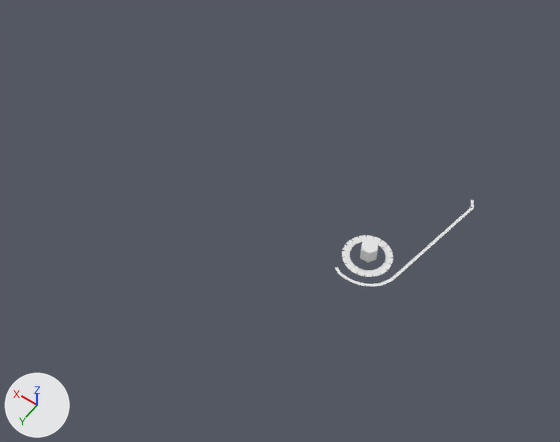
The glTF model game/world/tile_3_-2.glb, before and after one commit.
Rendered twice from a 50 mm camera at (691.0, 680.0, 405.0) aimed at (885.0, 409.0, -21.0). Arrows for +X, +Y and +Z are at lower left; the lights stay in place. The picture after the commit comes second. Where no turn or scale is listed for an object, it has been applied to the vertices.

Objects in the first picture: 'buildings', 'roads'.
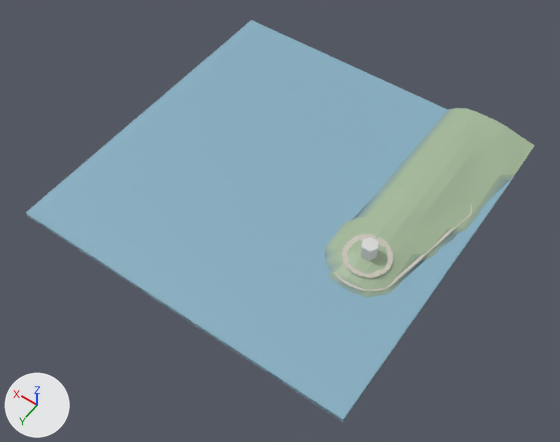
Edits to the bpy script that builds the scene:
```text
Add mat_defaultmaterial_001:
    mat_defaultmaterial_001 = bpy.data.materials.new('DefaultMaterial.001')
    mat_defaultmaterial_001.use_nodes = True; mat_defaultmaterial_001.node_tree.nodes.clear()
    _N = mat_defaultmaterial_001.node_tree.nodes; _L = mat_defaultmaterial_001.node_tree.links
    n0 = _N.new('ShaderNodeOutputMaterial'); n0.name = 'Material Output'
    n1 = _N.new('ShaderNodeBsdfPrincipled'); n1.name = 'Principled BSDF'
    n2 = _N.new('ShaderNodeVertexColor'); n2.name = 'Color Attribute'
    _L.new(n1.outputs[0], n0.inputs[0])  # 'BSDF' to 'Surface'
    _L.new(n2.outputs[0], n1.inputs[0])  # 'Color' to 'Base Color'
Add mat_defaultmaterial:
    mat_defaultmaterial = bpy.data.materials.new('DefaultMaterial')
    mat_defaultmaterial.use_nodes = True; mat_defaultmaterial.node_tree.nodes.clear()
    _N = mat_defaultmaterial.node_tree.nodes; _L = mat_defaultmaterial.node_tree.links
    n0 = _N.new('ShaderNodeOutputMaterial'); n0.name = 'Material Output'
    n1 = _N.new('ShaderNodeBsdfPrincipled'); n1.name = 'Principled BSDF'
    n2 = _N.new('ShaderNodeVertexColor'); n2.name = 'Color Attribute'
    _L.new(n1.outputs[0], n0.inputs[0])  # 'BSDF' to 'Surface'
    _L.new(n2.outputs[0], n1.inputs[0])  # 'Color' to 'Base Color'
Add mat_defaultmaterial_003:
    mat_defaultmaterial_003 = bpy.data.materials.new('DefaultMaterial.003')
    mat_defaultmaterial_003.use_nodes = True; mat_defaultmaterial_003.node_tree.nodes.clear()
    _N = mat_defaultmaterial_003.node_tree.nodes; _L = mat_defaultmaterial_003.node_tree.links
    n0 = _N.new('ShaderNodeOutputMaterial'); n0.name = 'Material Output'
    n1 = _N.new('ShaderNodeBsdfPrincipled'); n1.name = 'Principled BSDF'
    n2 = _N.new('ShaderNodeVertexColor'); n2.name = 'Color Attribute'
    _L.new(n1.outputs[0], n0.inputs[0])  # 'BSDF' to 'Surface'
    _L.new(n2.outputs[0], n1.inputs[0])  # 'Color' to 'Base Color'
Add mat_defaultmaterial_002:
    mat_defaultmaterial_002 = bpy.data.materials.new('DefaultMaterial.002')
    mat_defaultmaterial_002.use_nodes = True; mat_defaultmaterial_002.node_tree.nodes.clear()
    _N = mat_defaultmaterial_002.node_tree.nodes; _L = mat_defaultmaterial_002.node_tree.links
    n0 = _N.new('ShaderNodeOutputMaterial'); n0.name = 'Material Output'
    n1 = _N.new('ShaderNodeBsdfPrincipled'); n1.name = 'Principled BSDF'
    n2 = _N.new('ShaderNodeVertexColor'); n2.name = 'Color Attribute'
    _L.new(n1.outputs[0], n0.inputs[0])  # 'BSDF' to 'Surface'
    _L.new(n2.outputs[0], n1.inputs[0])  # 'Color' to 'Base Color'
Change me_buildings:
    remove me_buildings.from_pydata(...)  # 12 vertices, 20 faces; spans x 807.65..819.13, y 407.0..417.18, z 0.0..10.0
    add me_buildings.from_pydata(...)  # 12 vertices, 20 faces; spans x 807.65..819.13, y 407.0..417.18, z -0.01..11.99
    edits to the shape of me_buildings do not show in these pictures
    add me_buildings.materials.append(mat_defaultmaterial)
Change me_roads:
    remove me_roads.from_pydata(...)  # 136 vertices, 68 faces; spans x 776.2..830.1, y 331.6..436.0, z 0.1
    add me_roads.from_pydata(...)  # 142 vertices, 74 faces; spans x 776.2..830.1, y 331.6..436.0, z -5.8..1.7
    me_roads part 1: the loose piece of 4 vertices spanning x 812.0..816.9, y 423.7..429.0, z 0.1 is moved by (0.0, 0.0, -0.5), in mat_defaultmaterial_001
    me_roads part 2: the loose piece of 4 vertices spanning x 807.0..812.8, y 422.9..428.9, z 0.1 is moved by (0.0, 0.0, -0.7), in mat_defaultmaterial_001
    me_roads part 3: the loose piece of 4 vertices spanning x 802.5..809.1, y 420.6..427.3, z 0.1 is moved by (0.0, 0.0, -0.8), in mat_defaultmaterial_001
    me_roads part 4: the loose piece of 4 vertices spanning x 819.9..826.7, y 399.5..406.3, z 0.1 is moved by (0.0, 0.0, 1.3), in mat_defaultmaterial_001
    me_roads part 5: the loose piece of 4 vertices spanning x 824.3..830.1, y 412.6..418.0, z 0.1 is moved by (0.0, 0.0, -0.4), in mat_defaultmaterial_001
    me_roads part 6: the loose piece of 4 vertices spanning x 822.3..828.9, y 416.3..422.8, z 0.1 is moved by (0.0, 0.0, -0.4), in mat_defaultmaterial_001
    me_roads part 7: the loose piece of 4 vertices spanning x 797.6..803.9, y 404.8..410.9, z 0.1 is rebuilt with 4 vertices and now spans x 797.6..803.9, y 404.8..410.9, z -0.4..0.2, in mat_defaultmaterial_001
    me_roads part 8: the loose piece of 4 vertices spanning x 799.6..806.4, y 400.6..407.3, z 0.1 is rebuilt with 4 vertices and now spans x 799.6..806.4, y 400.6..407.3, z 0.2..0.6, in mat_defaultmaterial_001
    me_roads part 9: the loose piece of 4 vertices spanning x 824.5..830.1, y 408.2..413.4, z 0.1 is rebuilt with 4 vertices and now spans x 824.5..830.1, y 408.2..413.4, z -0.3..0.3, in mat_defaultmaterial_001
    me_roads part 10: 16 loose pieces with 64 vertices, spanning x 776.2..826.1, y 331.6..436.0, z 0.1, are deleted
    me_roads part 11: 4 vertices removed from x 822.7..829.2, y 403.3..409.7, z 0.1; 74 vertices added at x 776.2..829.2, y 331.6..436.0, z -5.8..1.7
    other edits to the shape of me_roads do not show in these pictures
    add me_roads.materials.append(mat_defaultmaterial_001)
Add ob_terrain:
    ob_terrain = bpy.data.objects.new('terrain', me_terrain)  # 1089 vertices, 2048 faces; spans x 768.0..1024.0, y 256.0..512.0, z -11.0..3.0
    ob_terrain.location = (0.0, 0.0, 0.0)
Add ob_areas:
    ob_areas = bpy.data.objects.new('areas', me_areas)  # 33 vertices, 31 faces; spans x 768.0..1024.0, y 256.0..512.0, z -8.0
    ob_areas.location = (0.0, 0.0, 0.0)
```

Changed parts and their boxes [x1, y1, x2, y2] in the pictures (560 x 442 px; the box of a moved part takes in the faces that stretch with it):
'areas', added (blue)
    after: [26, 20, 513, 419]
'terrain', added
    after: [27, 108, 535, 422]
'roads', reshaped, recoloured
    before: [335, 200, 474, 286]
    after: [334, 204, 472, 291]
'buildings', recoloured
    both: [360, 239, 378, 261]
part 1 of me_roads, moved or reshaped
    before: [350, 265, 360, 274]
    after: [350, 268, 358, 274]
part 2 of me_roads, moved or reshaped
    before: [357, 268, 366, 276]
    after: [357, 271, 365, 277]
part 3 of me_roads, moved or reshaped
    before: [365, 270, 373, 277]
    after: [365, 273, 373, 278]
part 4 of me_roads, moved or reshaped
    before: [359, 235, 366, 242]
    after: [359, 234, 366, 240]
part 5 of me_roads, moved or reshaped
    before: [343, 245, 352, 251]
    after: [343, 245, 350, 252]
part 6 of me_roads, moved or reshaped
    before: [342, 251, 350, 257]
    after: [342, 251, 348, 257]
part 7 of me_roads, rebuilt
    before: [385, 257, 393, 264]
    after: [387, 257, 393, 264]
part 8 of me_roads, rebuilt
    before: [385, 251, 393, 258]
    after: [387, 251, 393, 257]
part 9 of me_roads, rebuilt
    before: [346, 240, 356, 247]
    after: [346, 239, 354, 247]
part 10 of me_roads, deleted
    before: [342, 200, 474, 286]
part 11 of me_roads, built on
    before: [352, 236, 360, 244]
    after: [342, 204, 472, 291]
